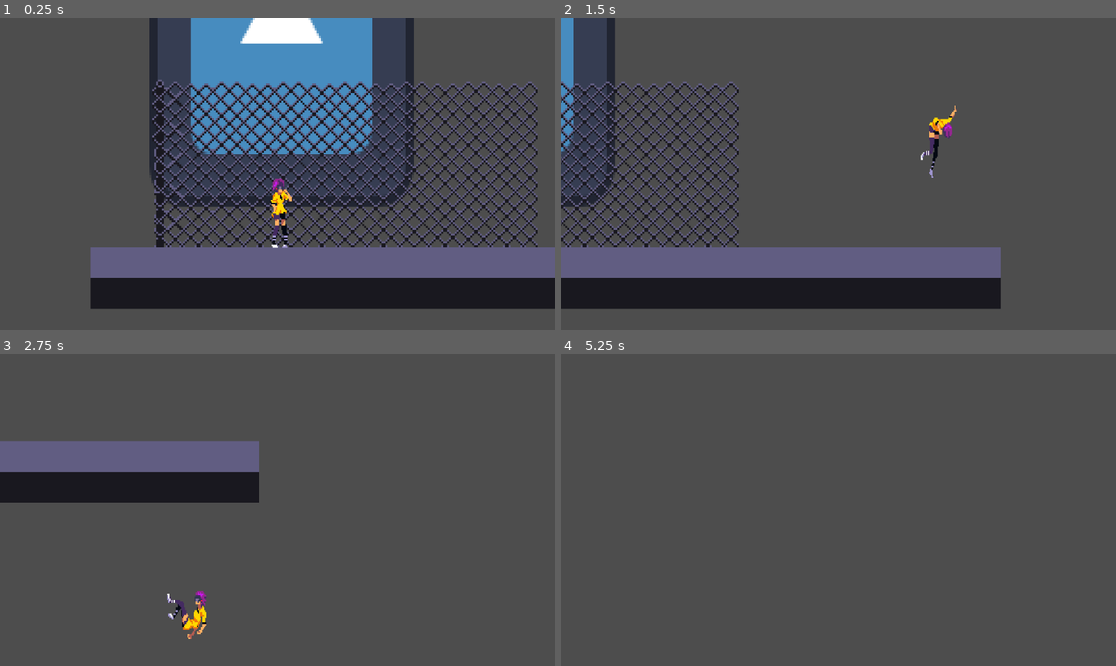
Above: before the commit, frames 1-4 (two rows, left to right).
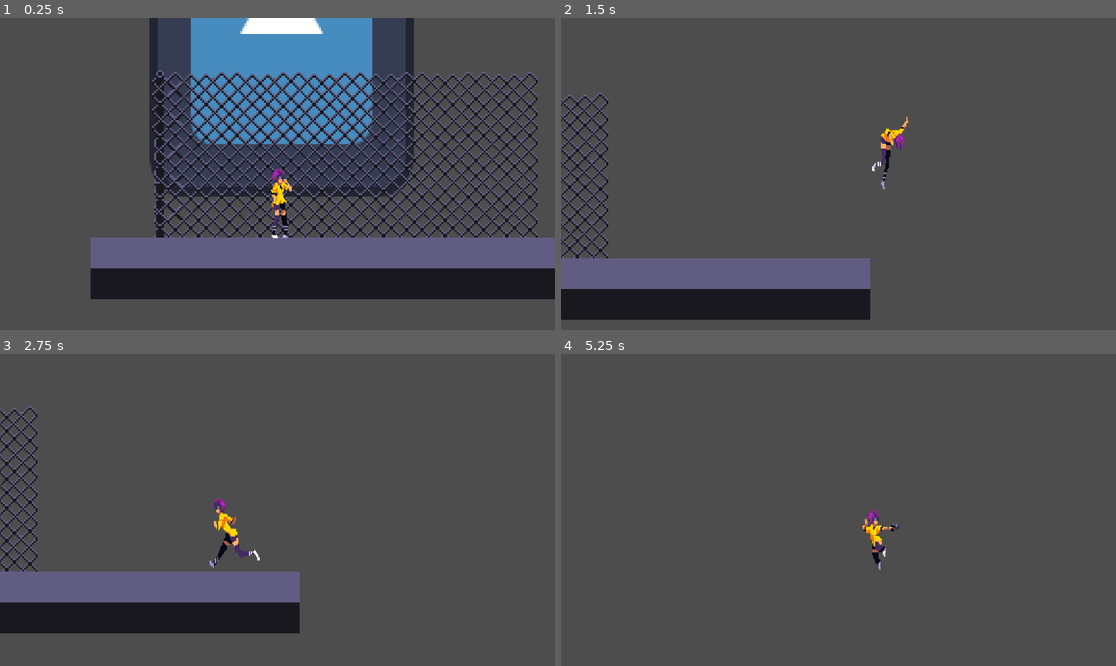
Above: after the commit, the same moments.

Repository: RovinDewan1/Dashpoint
Game: Godot game, scene res://Scenes/Main.tscn
Same seed, same stepped clock (60 frames per second), same inputs: the game is played once before the commit and once after it. The engine's default icon, where the game draws it, is replaced by a stand-in: a white triangle on a blue panel in a dark square.
Inputs:
- Up to frame 1 (0.25 s): no input
- Up to frame 2 (1.5 s): hold W (Jump) 0.53-1.28 s; hold Right (Right) from 0.53 s (still down); tap Shift (Dash) at 0.6 s; tap W (Jump) at 1.35 s
- Up to frame 3 (2.75 s): tap W (Jump) at 1.52, 1.82 s; tap Shift (Dash) at 1.55, 2.1 s; release Right (Right) at 2.03 s; hold A (Left) from 2.03 s (still down); hold W (Jump) from 2.03 s (still down)
- Up to frame 4 (5.25 s): release A (Left) at 2.78 s; release W (Jump) at 2.78 s; hold Right (Right) 2.78-4.28 s; tap Shift (Dash) at 2.85, 4.35, 5.1 s; tap W (Jump) at 3.02, 3.32, 4.52, 4.82 s; hold W (Jump) 3.53-4.28 s; hold A (Left) 4.28-5.03 s; tap Enter at 5 s; hold Right (Right) from 5.03 s (still down); hold W (Jump) from 5.03 s (still down)

The runs differ from the first frame. In frame 1, 32% of the frame differs, in the area x 16-100%, y 0-94%; in frame 2, 20%; in frame 3, 21%; in frame 4, 0.4%.

Commit message:
created Up-Dash mechanic

Diff:
--- a/Scenes/Character.tscn
+++ b/Scenes/Character.tscn
@@ -103,6 +103,7 @@
 scale = Vector2(1.02619, 0.780904)
 zoom = Vector2(4, 4)
 position_smoothing_enabled = true
+position_smoothing_speed = 10.0
 
 [node name="AnimatedSprite2D" type="AnimatedSprite2D" parent="CharacterBody2D"]
 scale = Vector2(0.511627, 0.571226)
--- a/scripts/character_body_2d.gd
+++ b/scripts/character_body_2d.gd
@@ -46,9 +46,9 @@
 
 	if direction:
 		velocity.x = direction * SPEED
-		if SPEED >= 390:
-			if SPEED > 390:
-				SPEED -= 2
+		if SPEED >= 300:
+			if SPEED > 300:
+				SPEED -= 20
 				if is_on_floor():
 					SPEED = SPEED - (SPEED-390)
 				#print(SPEED)
@@ -66,10 +66,16 @@
 			SPEED -= 10 #speed decay
 			#print(SPEED)
 #dash setup
+	if Input.is_action_pressed("Jump") and Input.is_action_just_pressed("Dash") and Dashcounter > 0:
+				velocity.y = JUMP_VELOCITY-150
+				Dashcounter -= 1
+				print(Dashcounter)
+				dashcheck()
+
 	if Input.is_action_just_pressed("Dash") and Dashcounter > 0:
 		velocity.y = JUMP_VELOCITY+150
-		for i in range(5):
-			SPEED += 20
+		for i in range(6):
+			SPEED += 50
 		Dashcounter -= 1
 		print(Dashcounter)
 		dashcheck()
